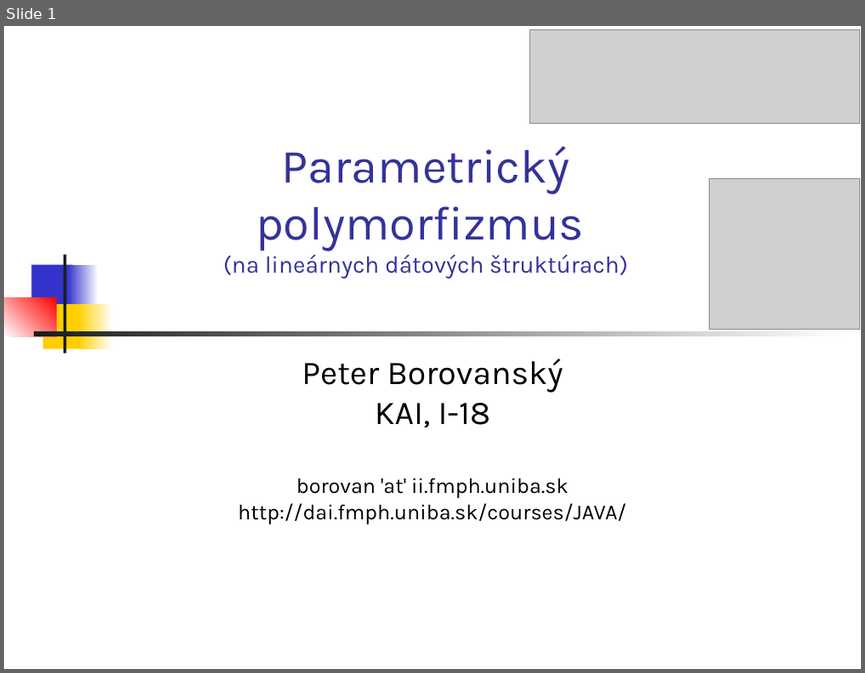
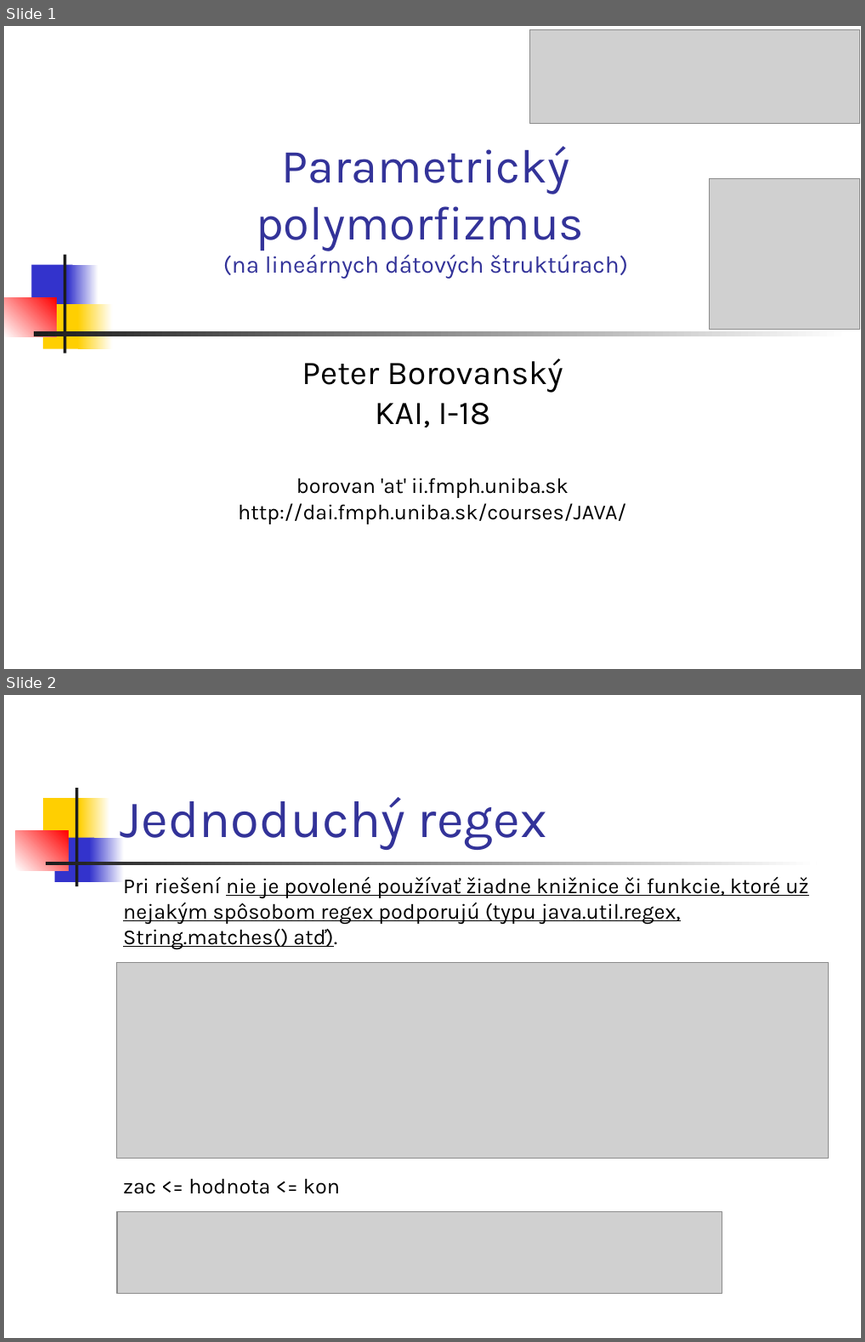
Before and after one commit to Programovanie4/Prednasky, a slide deck: 05/05_java.ppt. Shown one above the other, each under a label of ours: slide 1 before the commit, slides 1 and 2 after it. The pictures are 865x673 and 865x1342 pixels, drawn with LibreOffice and Linux fonts; fonts in the diff are those of the drawing; grey boxes stand for pictures. Boxes give left, top, right and bottom in pixels: in the first picture for what was removed or moved away, otherwise in the second. Text is boxed around its words. In the diff, an @@ line names an element or a change of style, - is before the commit and + after.

```diff
--- a/05/05_java.ppt
+++ b/05/05_java.ppt
@@ slide 2 added at (4,695,861,1338), background #FFFFFF @@
@@ rectangle added at (75,788,78,886), fill #1C1C1C @@
@@ rectangle added at (43,798,85,842), fill #FFCF01 @@
@@ rectangle added at (80,798,110,842), fill gradient #FFCF01 to #FFFFFF @@
@@ title added at (120,797,547,850), 44 pt, text #333399 @@
+Jednoduchý regex
@@ rectangle added at (16,830,69,870), fill gradient #FFFFFF to #FF0000 @@
@@ rectangle added at (54,837,94,882), fill #3333CC @@
@@ rectangle added at (90,837,124,882), fill gradient #3333CC to #FFFFFF @@
@@ rectangle added at (45,862,817,865), fill gradient #1C1C1C to #FFFFFF @@
@@ text added at (123,877,808,1194), 18 pt, text #000000, underline @@
+Pri riešení nie je povolené používať žiadne knižnice či funkcie, ktoré už nejakým spôsobom regex podporujú (typu java.util.regex, String.matches() atď).
+zac <= hodnota <= kon
@@ picture added at (117,962,828,1157) @@
@@ picture added at (117,1212,722,1293) @@
```
Also in this commit, not shown: 3 slides changed, 6 other slides added, 4 other files.
